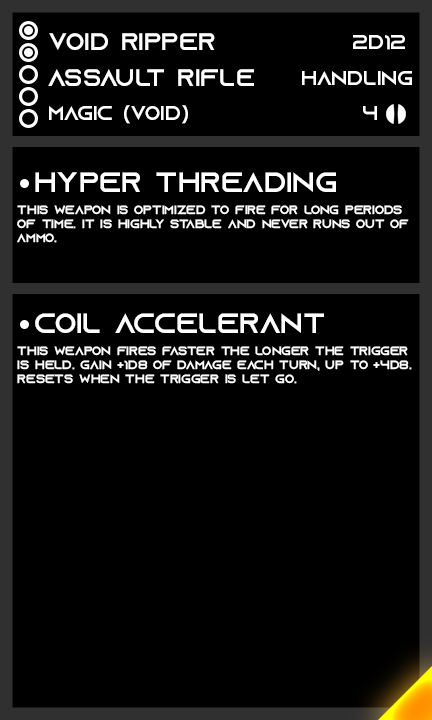
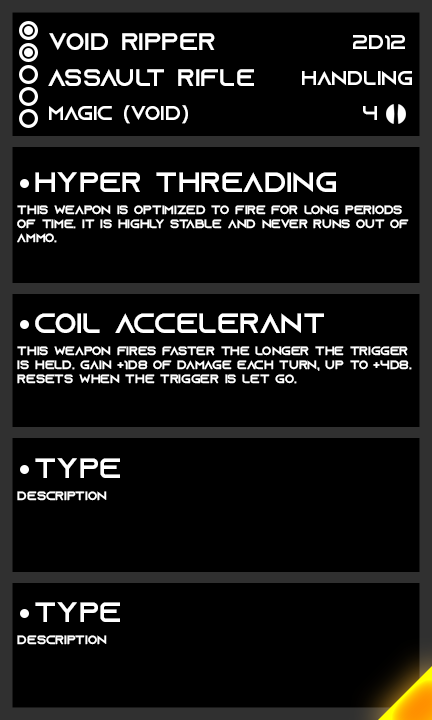
Comparing the layer stacks of the two 432 x 720 images. Changes:
showed group "Mod Slot 3" (4 layers) over (12, 427, 420, 501)
showed group "Mod Slot 4" (4 layers) over (12, 572, 420, 645)
